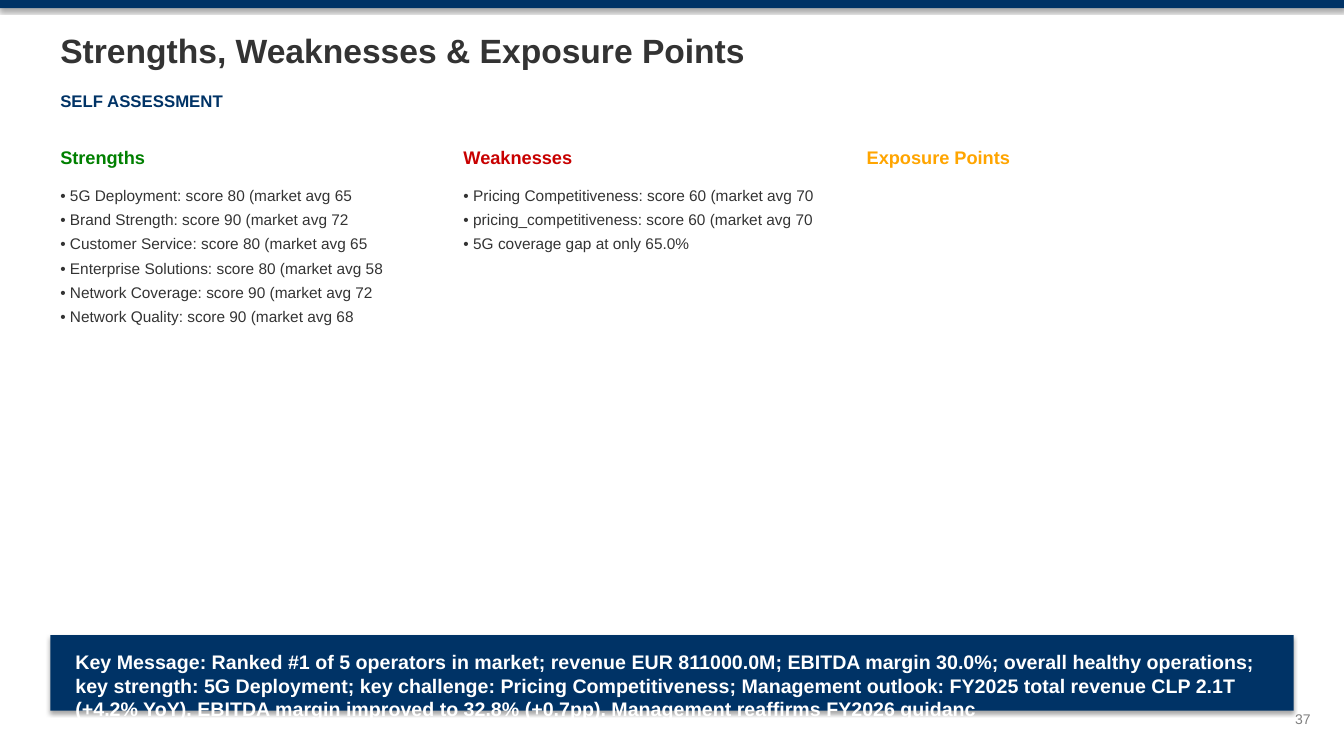
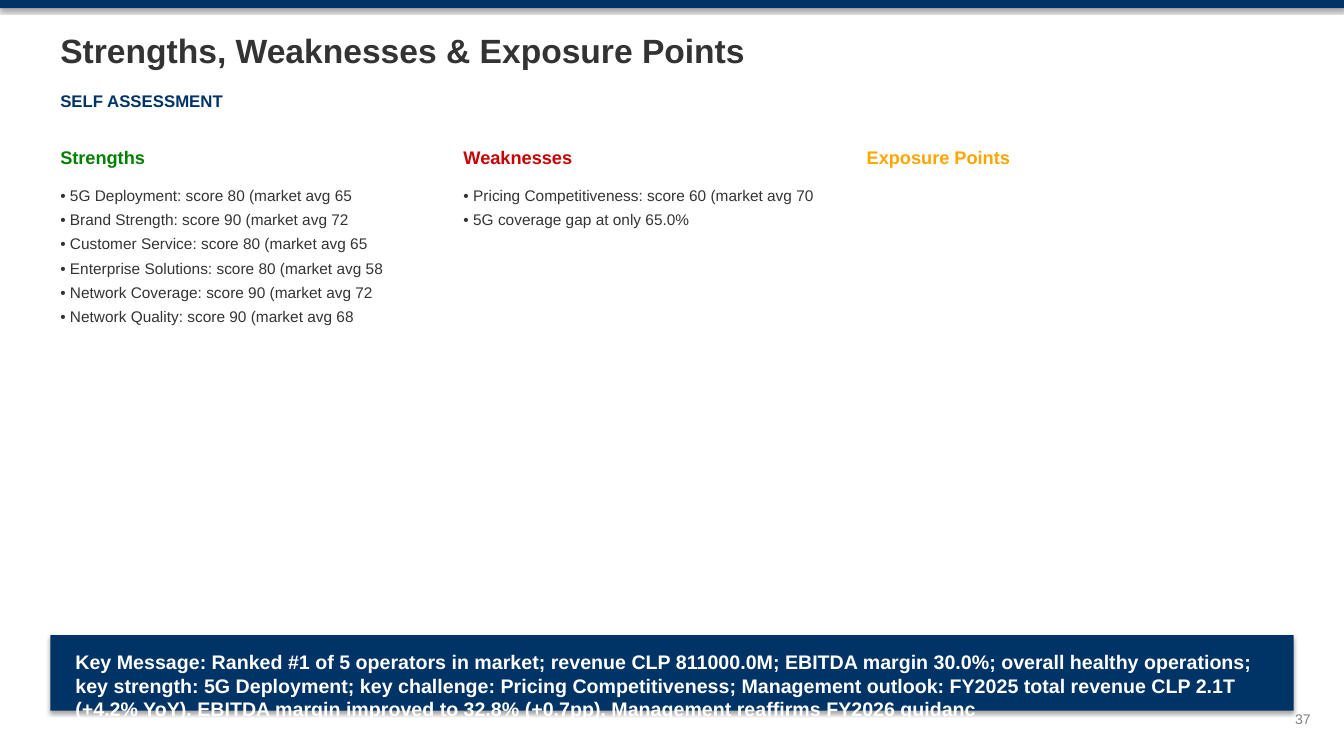
Before and after one commit to mypinseeker/BLM-Financial-Report-Analysis, a slide deck: slide 37 of reports/chile/entel_cl/CQ4_2025/blm_entel_cl_analysis_cq4_2025.pptx. Drawn at 1344x756 pixels with LibreOffice and Linux fonts; fonts in the diff are those of the drawing. Boxes give left, top, right and bottom in pixels: in the first picture for what was removed or moved away, otherwise in the second. Text is boxed around its words. In the diff, an @@ line names an element or a change of style, - is before the commit and + after.

```diff
--- a/reports/chile/entel_cl/CQ4_2025/blm_entel_cl_analysis_cq4_2025.pptx
+++ b/reports/chile/entel_cl/CQ4_2025/blm_entel_cl_analysis_cq4_2025.pptx
@@ text at <box>473,214,813,228</box>: paragraph removed @@
-• pricing_competitiveness: score 60 (market avg 70
@@ text at <box>75,654,1251,713</box>: text changed @@
-Key Message: Ranked #1 of 5 operators in market; revenue EUR 811000.0M; EBITDA margin 30.0%; overall healthy operations; key strength: 5G Deployment; key challenge: Pricing Competitiveness; Management outlook: FY2025 total revenue CLP 2.1T (+4.2% YoY). EBITDA margin improved to 32.8% (+0.7pp). Management reaffirms FY2026 guidanc
+Key Message: Ranked #1 of 5 operators in market; revenue CLP 811000.0M; EBITDA margin 30.0%; overall healthy operations; key strength: 5G Deployment; key challenge: Pricing Competitiveness; Management outlook: FY2025 total revenue CLP 2.1T (+4.2% YoY). EBITDA margin improved to 32.8% (+0.7pp). Management reaffirms FY2026 guidanc
```
Also in this commit, not shown: 11 other slides changed, 4 other files.
